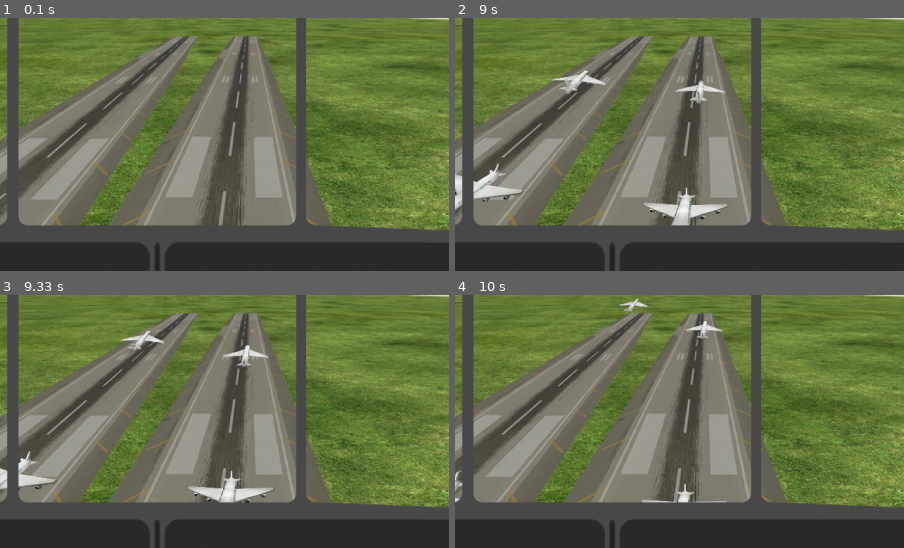
Above: before the commit, frames 1-4 (two rows, left to right).
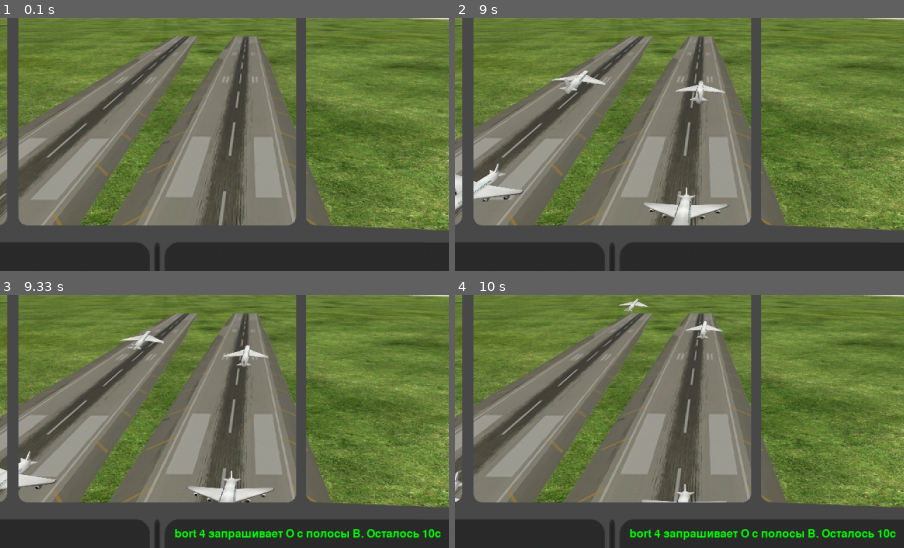
Above: after the commit, the same moments.

Repository: Calrission/AirportDispatcherPygame
Game: pygame game, started from main.py
The game is run twice, just before and just after one commit, with the same random seed, the same clock (stepped at 60 frames per second) and the same inputs.
Inputs:
- Up to frame 1 (0.1 s): no input
- Up to frame 2 (9 s): type "ann" at 0.33 s; tap Enter at 0.67, 0.88, 2.45, 3 s; type "a" at 2.32 s; type "r" at 2.87 s
- Up to frame 3 (9.33 s): no input
- Up to frame 4 (10 s): no input
The pictures show only the part of the screen within x 32-82%, y 25-75%; the shares and areas given below are measured in that part.

Frames 1-2 are identical in both runs. In frame 3, 1.2% of the frame differs, in the area x 38-99%, y 92-97%; in frame 4, 1.2%.

Commit message:
prepare to merge

Diff:
--- a/Commands/TestOutCommand.py
+++ b/Commands/PrintCommand.py
@@ -2,7 +2,7 @@
 from MultiLineText import MultiLineText
 
 
-class TestOutCommand(Command):
+class PrintCommand(Command):
 
     @staticmethod
     def get_command_prefix():
--- a/const.py
+++ b/const.py
@@ -1,5 +1,5 @@
 from Commands.Command import *
-from Commands.TestOutCommand import TestOutCommand
+from Commands.PrintCommand import PrintCommand
 
 screen_width = 1280
 screen_height = 720
@@ -12,6 +12,6 @@
 hour_length = 18
 
 commands = [
-    Command, TestOutCommand
+    Command, PrintCommand
 ]
 prefix_commands = {i.get_command_prefix(): i for i in commands}
--- a/main.py
+++ b/main.py
@@ -44,17 +44,17 @@
     controller.take_off(plane4, 'B')
 
     scenario = Scenario()
-    # scenario.add_land('bort 1', 'A', 10 * fps)
-    # scenario.add_land('bort 2', 'B', 18 * fps)
-    # scenario.add_land('bort 3', 'A', 15 * fps)
-    #
-    # scenario.add_take_off('bort 4', 'B', 9 * fps)
-    # scenario.add_take_off('bort 5', 'A', 14 * fps)
-    # scenario.add_take_off('bort 6', 'A', 16 * fps)
+    scenario.add_land('bort 1', 'A', 10 * fps)
+    scenario.add_land('bort 2', 'B', 18 * fps)
+    scenario.add_land('bort 3', 'A', 15 * fps)
 
-    # scenario.save('test.scen')
+    scenario.add_take_off('bort 4', 'B', 9 * fps)
+    scenario.add_take_off('bort 5', 'A', 14 * fps)
+    scenario.add_take_off('bort 6', 'A', 16 * fps)
 
-    # scenario.load('test.scen')
+    scenario.save('test.scen')
+
+    scenario.load('test.scen')
 
     terminalController = TerminalController(smart_screen)
     commandExecutor = CommandExecutor(controller, terminalController.input_terminal.text_view)
